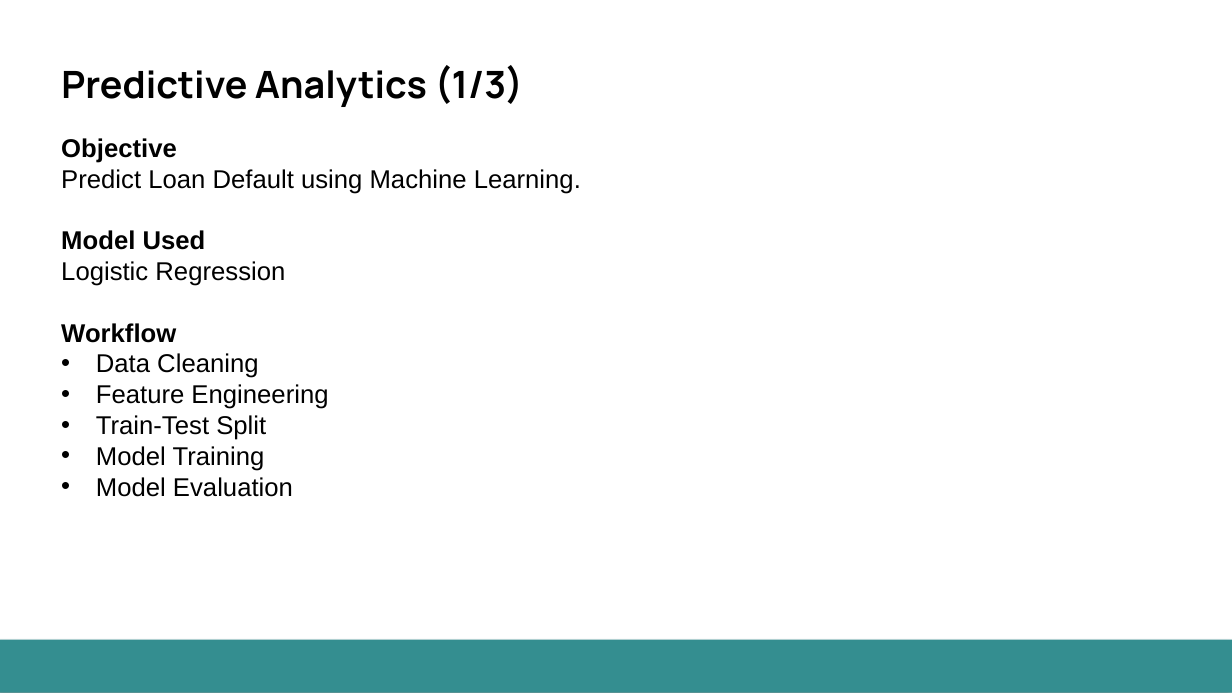
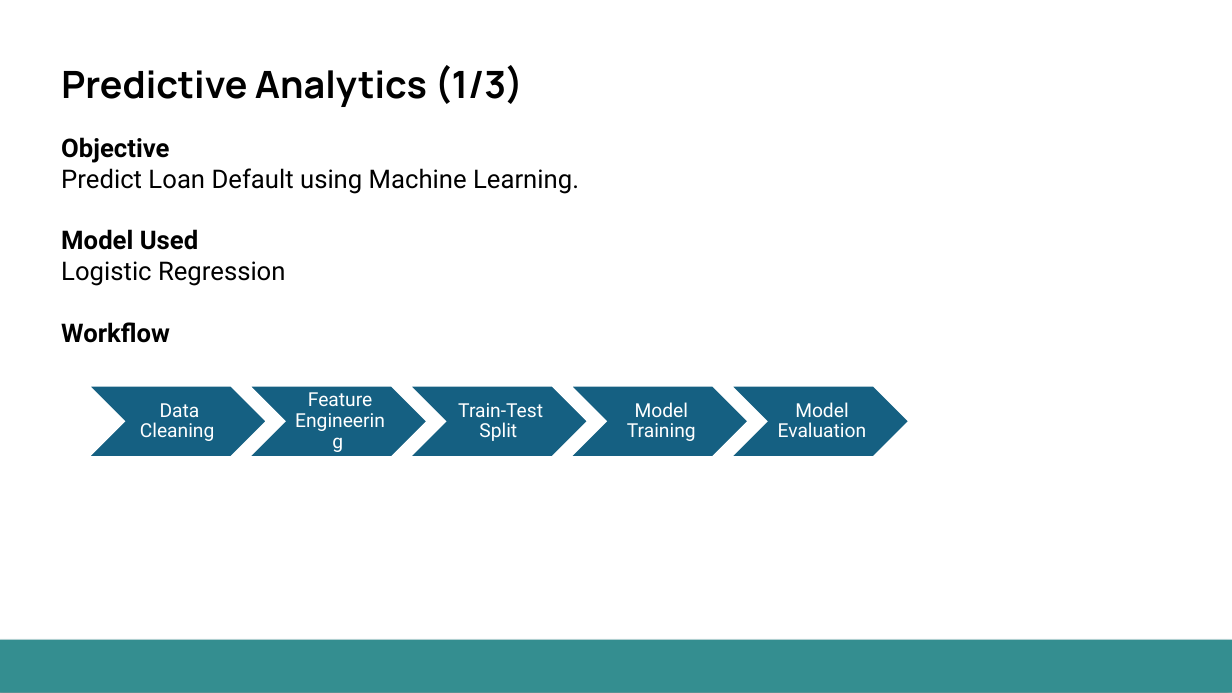
Before and after one commit to itsaakashanalytics-ship-it/CZ-Bank-DATA-Analysis-Project, a slide deck: slide 38 of PRP PROJECT 1 - FINAL PPT.pptx. Drawn at 1232x693 pixels with LibreOffice and Linux fonts; fonts in the diff are those of the drawing. Boxes give left, top, right and bottom in pixels: in the first picture for what was removed or moved away, otherwise in the second. Text is boxed around its words. In the diff, an @@ line names an element or a change of style, - is before the commit and + after.

```diff
--- a/PRP PROJECT 1 - FINAL PPT.pptx
+++ b/PRP PROJECT 1 - FINAL PPT.pptx
@@ text "Objective" at (61,137,579,343): font Arial to Roboto @@
@@ text at (96,353,328,497): paragraphs removed @@
-• Data Cleaning
-• Feature Engineering
-• Train-Test Split
-• Model Training
-• Model Evaluation
@@ group added at (89,385,909,457): 5 chevrons, 5 texts @@
+Data Cleaning
+Feature Engineering
+Train-Test Split
+Model Training
+Model Evaluation
```
Also in this commit, not shown: 25 other slides changed, 10 slides added, 1 slide removed, 2 other files.
